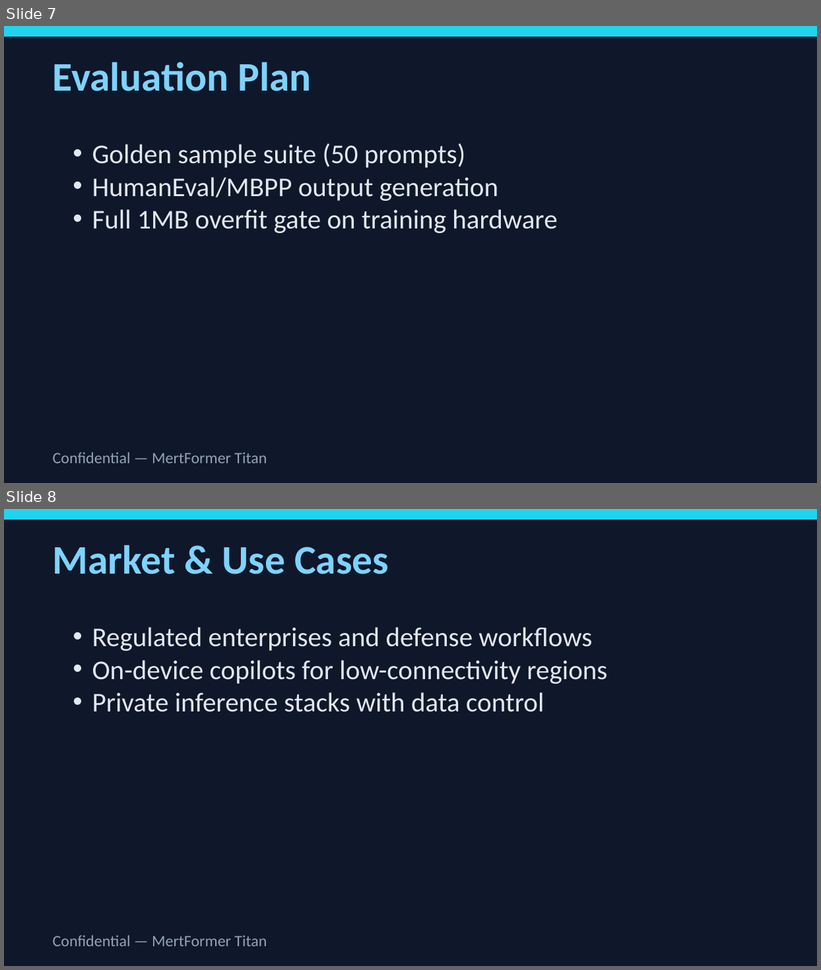
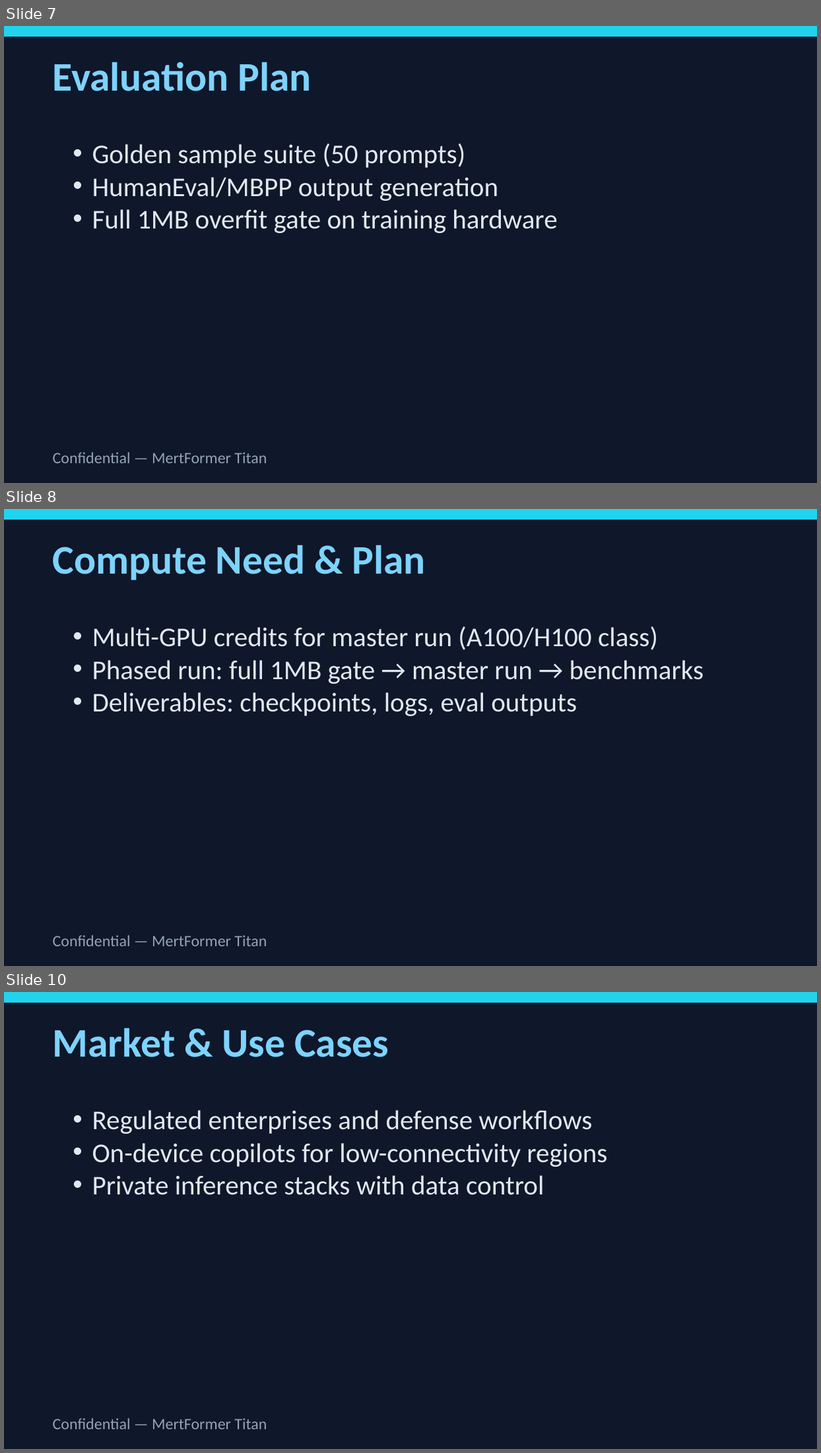
Before and after one commit to latentcore/mertformer-titan-core, a slide deck: reports/investor_deck.pptx. Shown one above the other, each under a label of ours: slides 7 and 8 before the commit, slides 7, 8 and 10 after it; the slides between them are not shown. The pictures are 821x970 and 821x1453 pixels, drawn with LibreOffice and Linux fonts; fonts in the diff are those of the drawing. Boxes give left, top, right and bottom in pixels: in the first picture for what was removed or moved away, otherwise in the second. Text is boxed around its words. In the diff, an @@ line names an element or a change of style, - is before the commit and + after.

Commit message:
docs: add compute and pilot slides

```diff
--- a/reports/investor_deck.pptx
+++ b/reports/investor_deck.pptx
@@ slide 8 added at [4, 509, 817, 966], background #FFFFFF @@
@@ rectangle added at [4, 509, 817, 966], fill #0F172A @@
@@ rectangle added at [4, 509, 817, 520], fill #22D3EE @@
@@ text added at [53, 545, 426, 580], 36 pt, text #7DD3FC, bold @@
+Compute Need & Plan
@@ text added at [92, 626, 704, 716], 24 pt, text #E2E8F0 @@
+• Multi-GPU credits for master run (A100/H100 class)
+• Phased run: full 1MB gate → master run → benchmarks
+• Deliverables: checkpoints, logs, eval outputs
@@ text added at [53, 935, 267, 947], 14 pt, text #94A3B8 @@
+Confidential — MertFormer Titan
@@ what was slide 8 is now slide 10 @@
```
Also in this commit, not shown: 1 other slide added, 2 other files.
